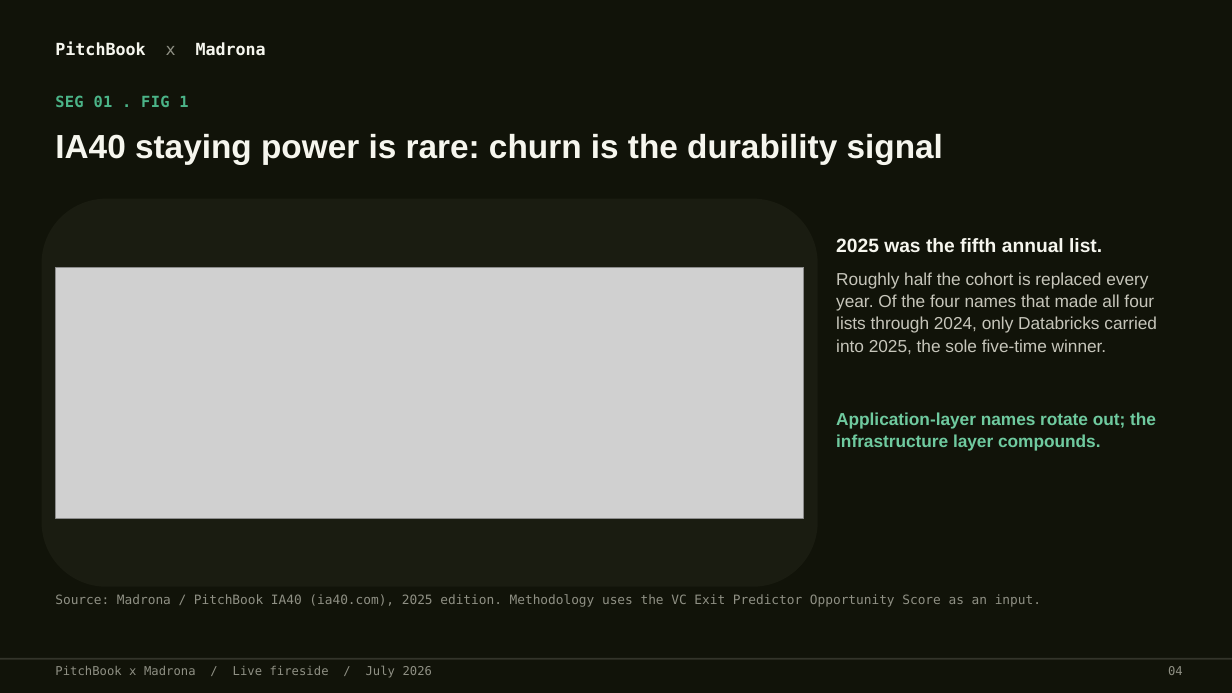
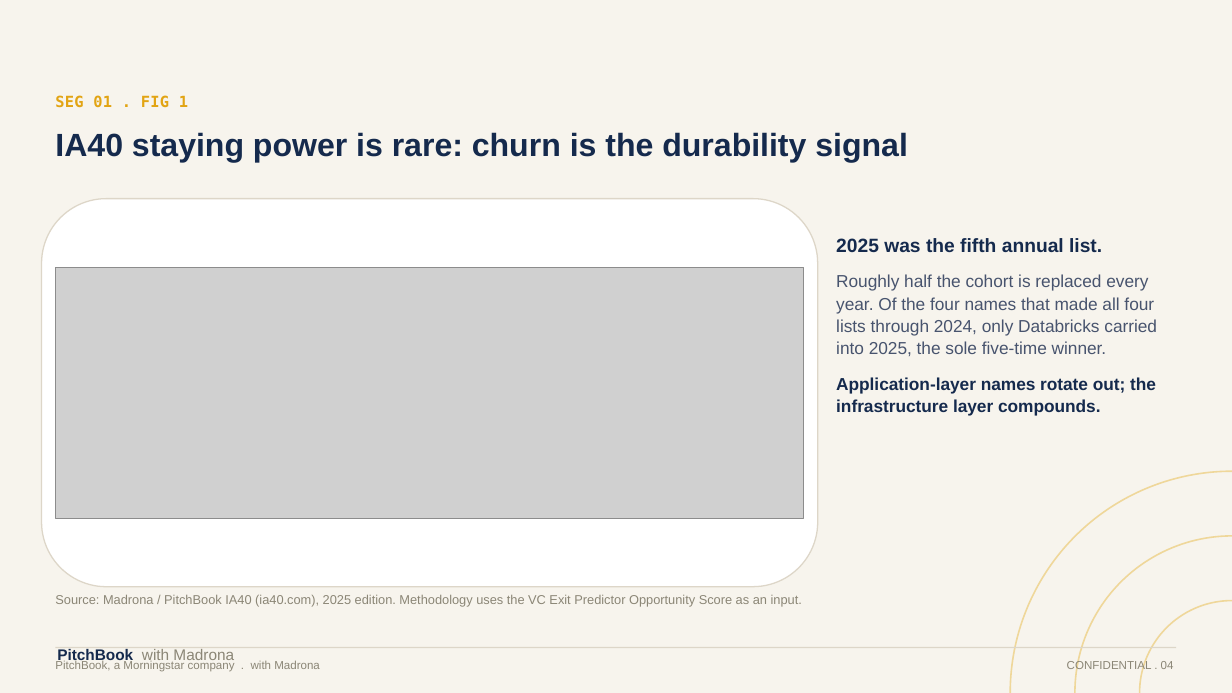
Before and after one commit to HRPB-SA/pitchbook-analyst-agent, a slide deck: slide 5 of output/Fireside_Durability_IPOs_Duopoly_Jul2026.pptx. Drawn at 1232x693 pixels with LibreOffice and Linux fonts; fonts in the diff are those of the drawing; grey boxes stand for pictures. Boxes give left, top, right and bottom in pixels: in the first picture for what was removed or moved away, otherwise in the second. Text is boxed around its words. In the diff, an @@ line names an element or a change of style, - is before the commit and + after.

```diff
--- a/output/Fireside_Durability_IPOs_Duopoly_Jul2026.pptx
+++ b/output/Fireside_Durability_IPOs_Duopoly_Jul2026.pptx
@@ rectangle at [0,0,1232,693]: fill #111309 to #F7F4ED @@
@@ text "SEG 01 . FIG 1" at [55,95,188,108]: text colour #4BB488 to #E2A413 @@
@@ text "IA40 staying power is rare: ..." at [55,132,908,163]: size 26 to 25 pt, text colour #F6F6EE to #152A4D @@
@@ rounded rectangle at [42,199,818,587]: fill #1A1C11 to #FFFFFF; outline none to #DDD6C8 1 pt @@
@@ text "2025 was the fifth annual ..." at [836,238,1157,416]: text colour #F6F6EE to #152A4D in "2025 was the fifth annual list."; text colour #C6C5BA to #48546E in "Roughly half the cohort is replaced every ..."; text colour #6FCA9F to #152A4D in "Application-layer names rotate out; the infrastructure layer ..."; more space between paragraphs @@
@@ ellipse added at [1010,471,1232,693], outline #EFD79A 1.25 pt @@
@@ ellipse added at [1075,536,1232,693], outline #EFD79A 1.25 pt @@
@@ text "Source: Madrona / PitchBook IA40 ..." at [55,595,802,607]: font DejaVu Sans Mono to Arial, text colour #8F9084 to #8B8676 @@
@@ ellipse added at [1140,601,1232,693], outline #EFD79A 1.25 pt @@
@@ rectangle: place and size @@
-rectangle at [0,658,1232,660]
+rectangle at [55,647,1177,648]
@@ rectangle at [55,647,1177,648]: fill #33342A to #DDD6C8 @@
@@ text at [57,649,234,663]: text changed; size 13 to 12 pt; font DejaVu Sans Mono to Arial; text colour #F6F6EE to #8B8676; bold off @@
-PitchBook x Madrona
+PitchBook with Madrona
@@ text at [55,660,320,672]: text changed; size 9.5 to 9 pt; font DejaVu Sans Mono to Arial; text colour #8F9084 to #8B8676 @@
-PitchBook x Madrona / Live fireside / July 2026
+PitchBook, a Morningstar company . with Madrona
@@ text at [1067,660,1174,672]: text changed; size 9.5 to 9 pt; font DejaVu Sans Mono to Arial; text colour #8F9084 to #8B8676 @@
-04
+CONFIDENTIAL . 04
```
Also in this commit, not shown: 16 other slides changed, 4 slides added, 1 other file.
